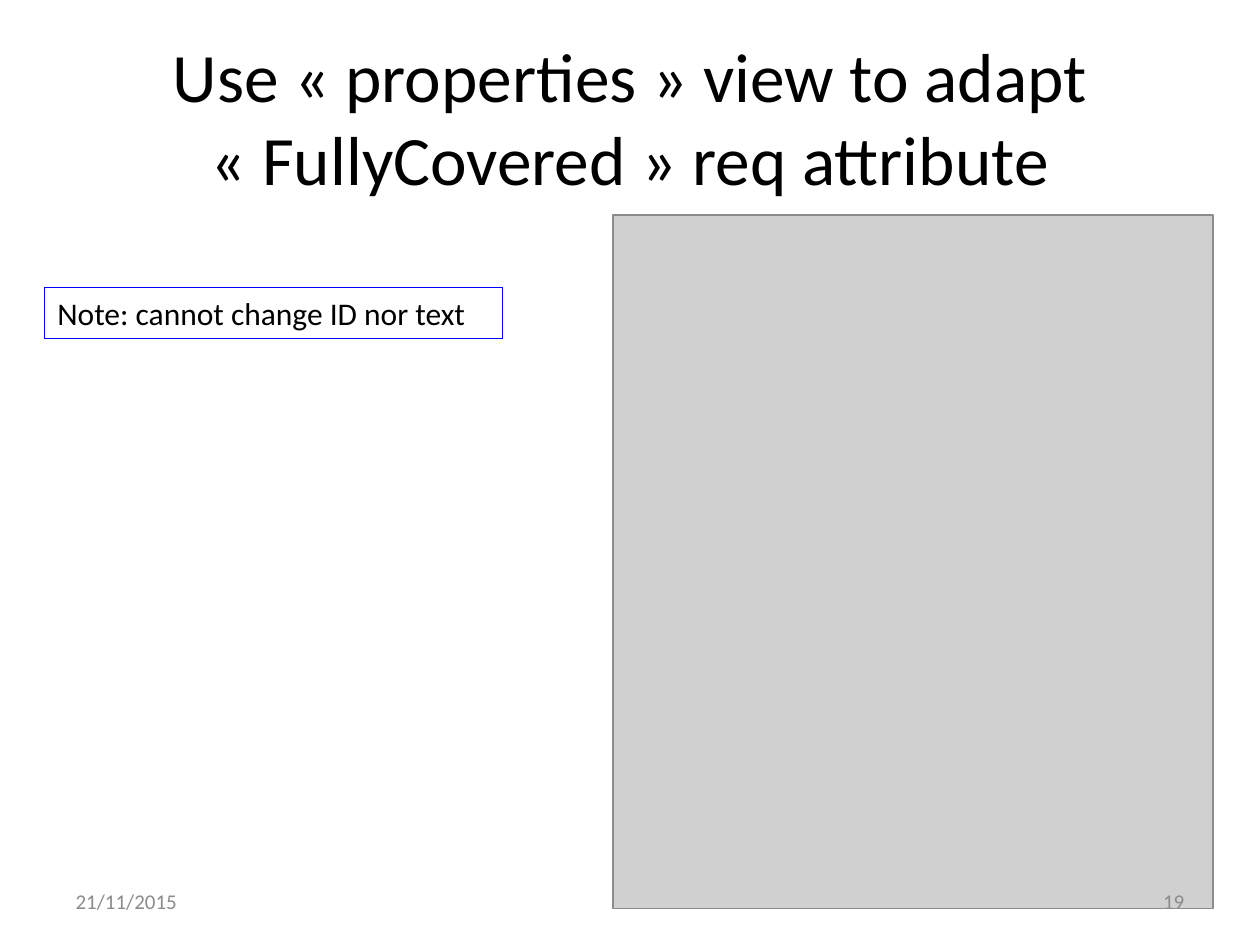
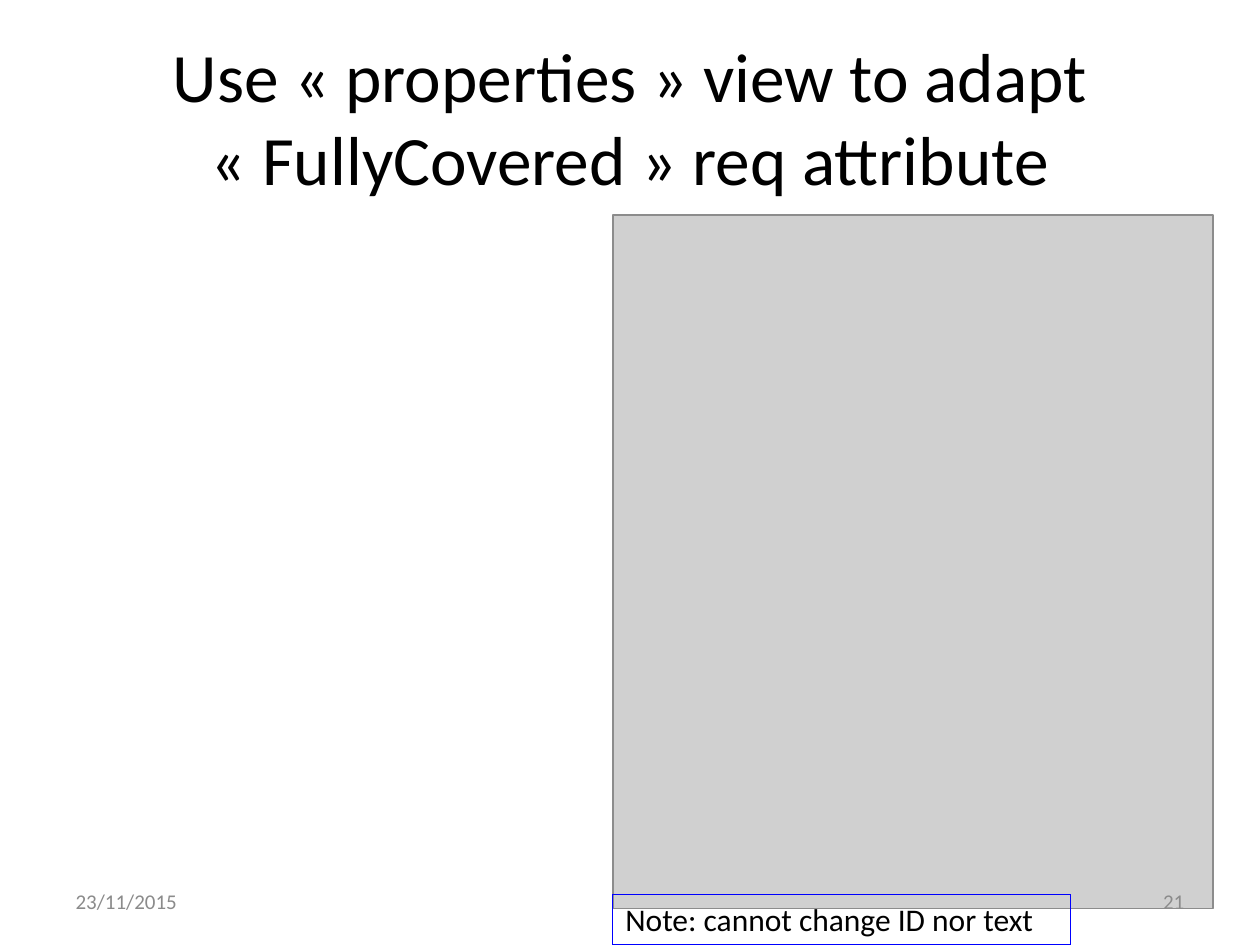
Before and after one commit to openETCS/toolchain, a slide deck: slide 21 of T7.3/TraceabilityArchitecture/reqCycleUse/ReqCyclePossibleUseForArchitectureVerification-V2.pptx (slide 19 before the commit). Drawn at 1260x945 pixels with LibreOffice and Linux fonts; fonts in the diff are those of the drawing; grey boxes stand for pictures. Boxes give left, top, right and bottom in pixels: in the first picture for what was removed or moved away, otherwise in the second. Text is boxed around its words. In the diff, an @@ line names an element or a change of style, - is before the commit and + after.

```diff
--- a/T7.3/TraceabilityArchitecture/reqCycleUse/ReqCyclePossibleUseForArchitectureVerification-V2.pptx
+++ b/T7.3/TraceabilityArchitecture/reqCycleUse/ReqCyclePossibleUseForArchitectureVerification-V2.pptx
@@ text at (76, 894, 177, 910): text changed @@
-21/11/2015
+23/11/2015
@@ rectangle "Note: cannot change ID nor ...": place and size @@
-rectangle "Note: cannot change ID nor ..." at (45, 287, 503, 338)
+rectangle "Note: cannot change ID nor ..." at (614, 895, 1071, 945)
@@ page number at (1163, 896, 1184, 915): text changed @@
-19
+21
```
Also in this commit, not shown: 31 other slides changed, 7 other files.
